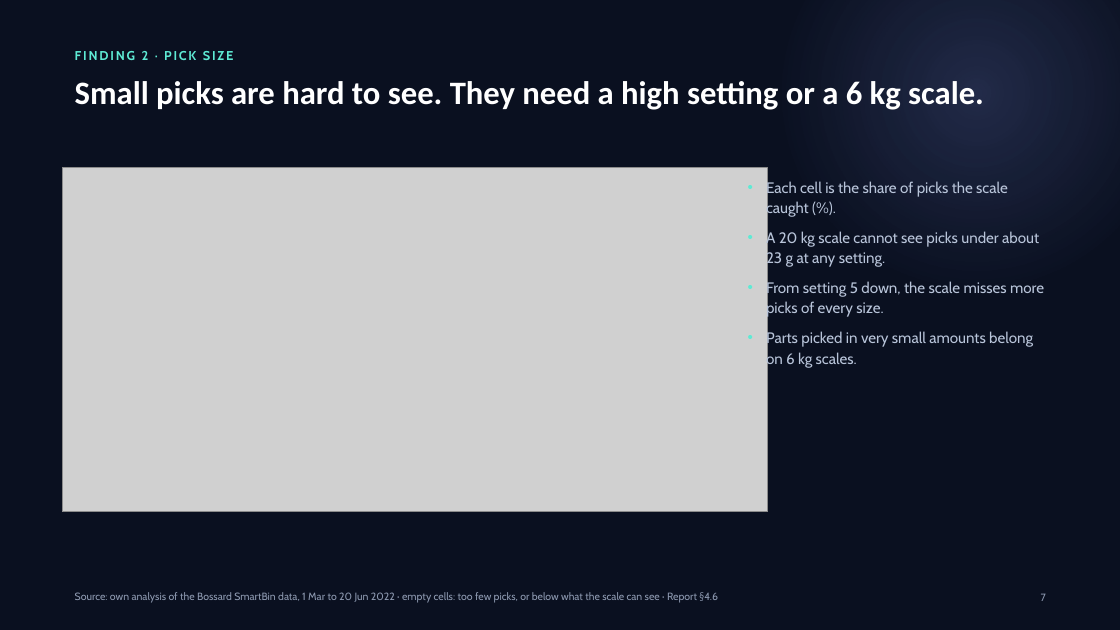
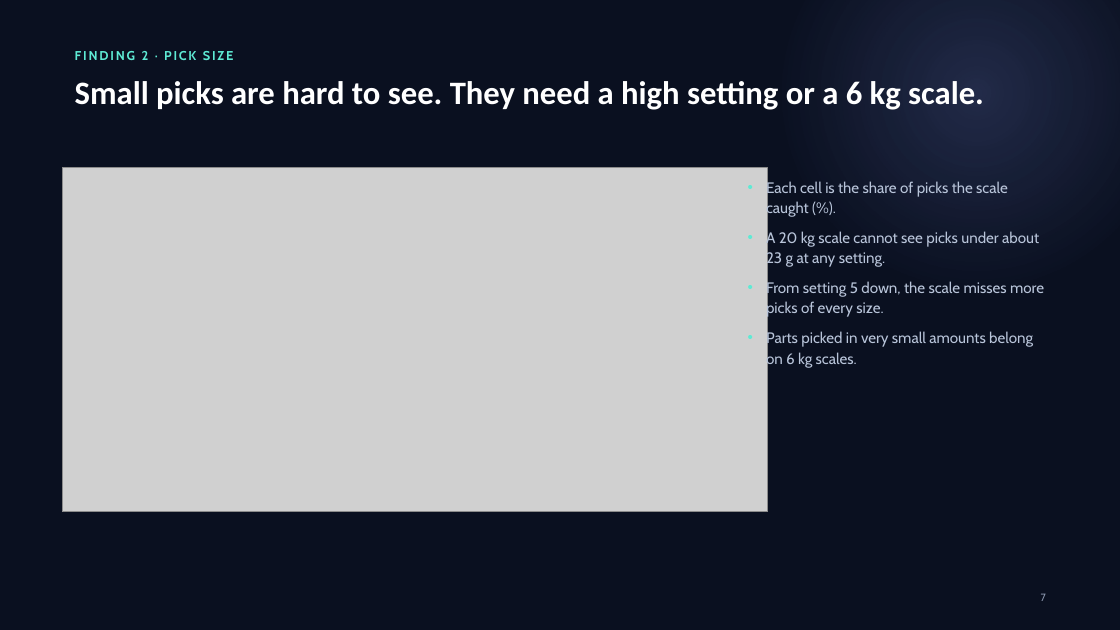
Before and after one commit to erenalpckroglu/smartbin-sensor-optimization, a slide deck: slide 7 of presentation/SmartBin – presentation.pptx. Drawn at 1120x630 pixels with LibreOffice and Linux fonts; fonts in the diff are those of the drawing; grey boxes stand for pictures. Boxes give left, top, right and bottom in pixels: in the first picture for what was removed or moved away, otherwise in the second. Text is boxed around its words. In the diff, an @@ line names an element or a change of style, - is before the commit and + after.

```diff
--- a/presentation/SmartBin – presentation.pptx
+++ b/presentation/SmartBin – presentation.pptx
@@ text removed at [75,592,718,603] @@
-Source: own analysis of the Bossard SmartBin data, 1 Mar to 20 Jun 2022 · empty cells: too few picks, or below what the scale can see · Report §4.6
```
Also in this commit, not shown: 19 other slides changed, 1 other file.
